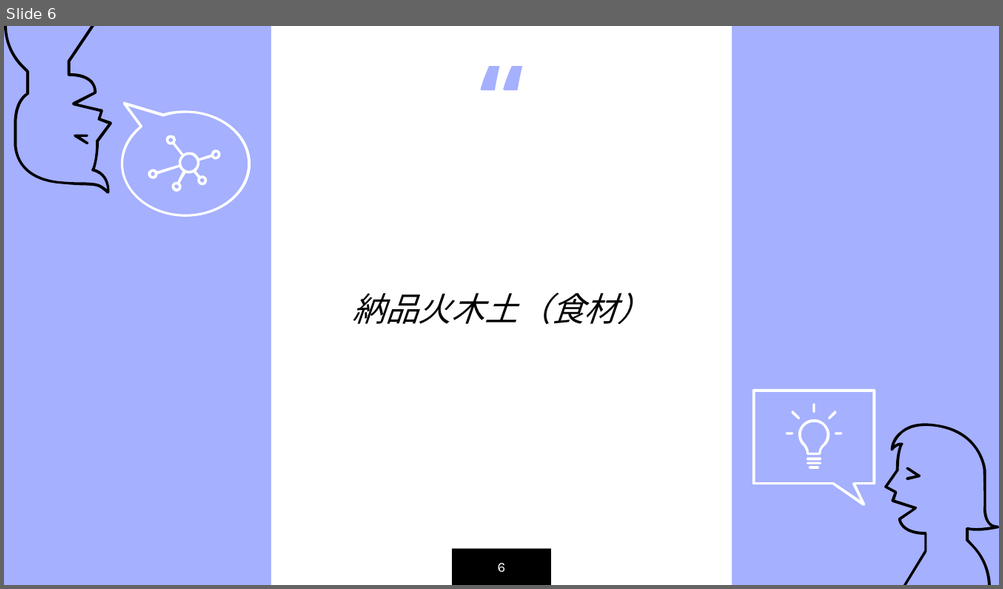
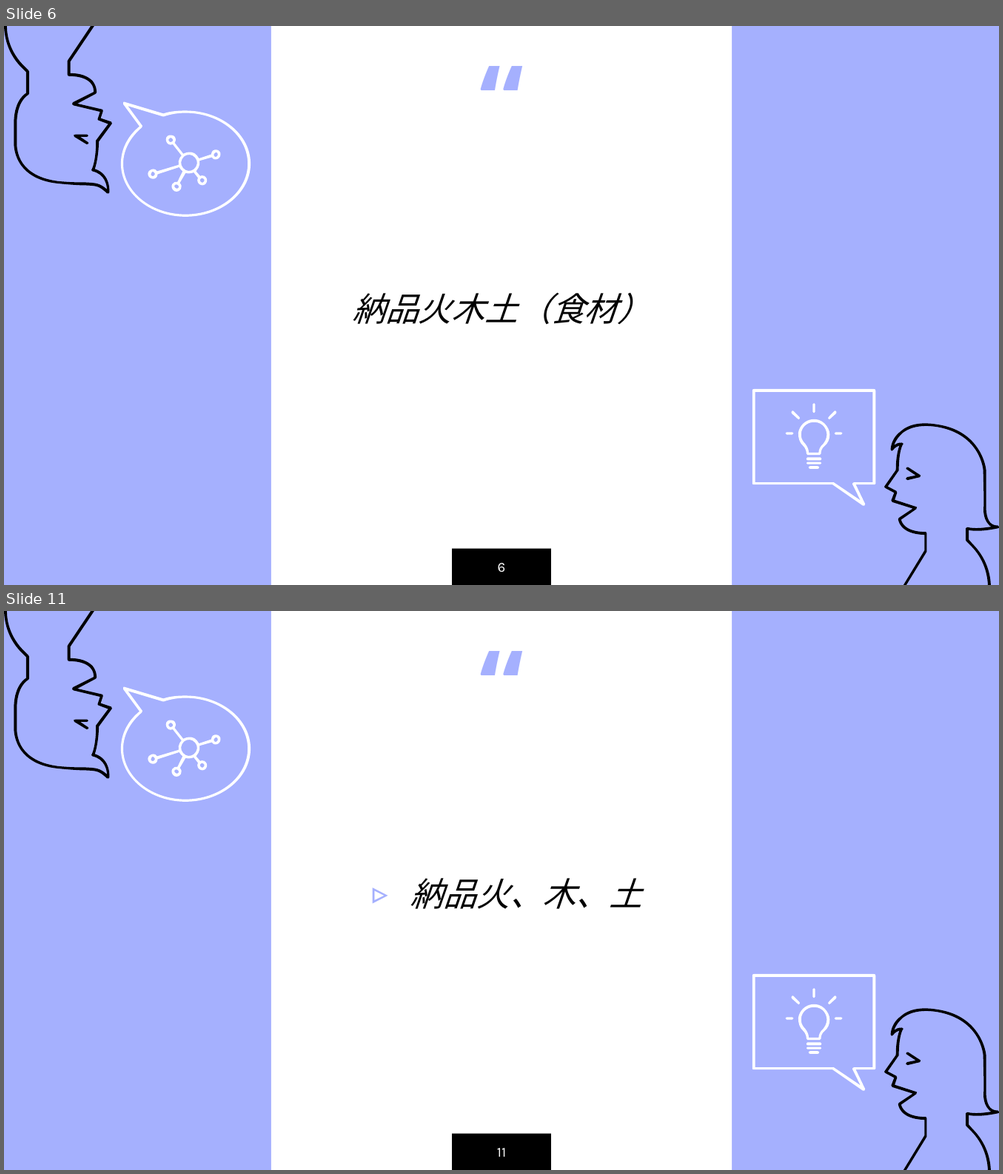
Before and after one commit to trungdung70199/Shifuto, a slide deck: Order.pptx. Shown one above the other, each under a label of ours: slide 6 before the commit, slides 6 and 11 after it; the slides between them are not shown. The pictures are 1003x589 and 1003x1174 pixels, drawn with LibreOffice and Linux fonts; fonts in the diff are those of the drawing. Boxes give left, top, right and bottom in pixels: in the first picture for what was removed or moved away, otherwise in the second. Text is boxed around its words. In the diff, an @@ line names an element or a change of style, - is before the commit and + after.

```diff
--- a/Order.pptx
+++ b/Order.pptx
@@ slide 11 added at [4, 611, 999, 1170], background #A5B0FE; not listed: 19 template elements that a slide beside it also shows @@
@@ text added at [410, 878, 643, 909], 24 pt, text #000000, italic @@
+▹ 納品火、木、土
@@ page number added at [497, 1148, 506, 1157], 10 pt, text #FFFFFF @@
+11
```
Also in this commit, not shown: 13 slides changed, 11 other slides added.
